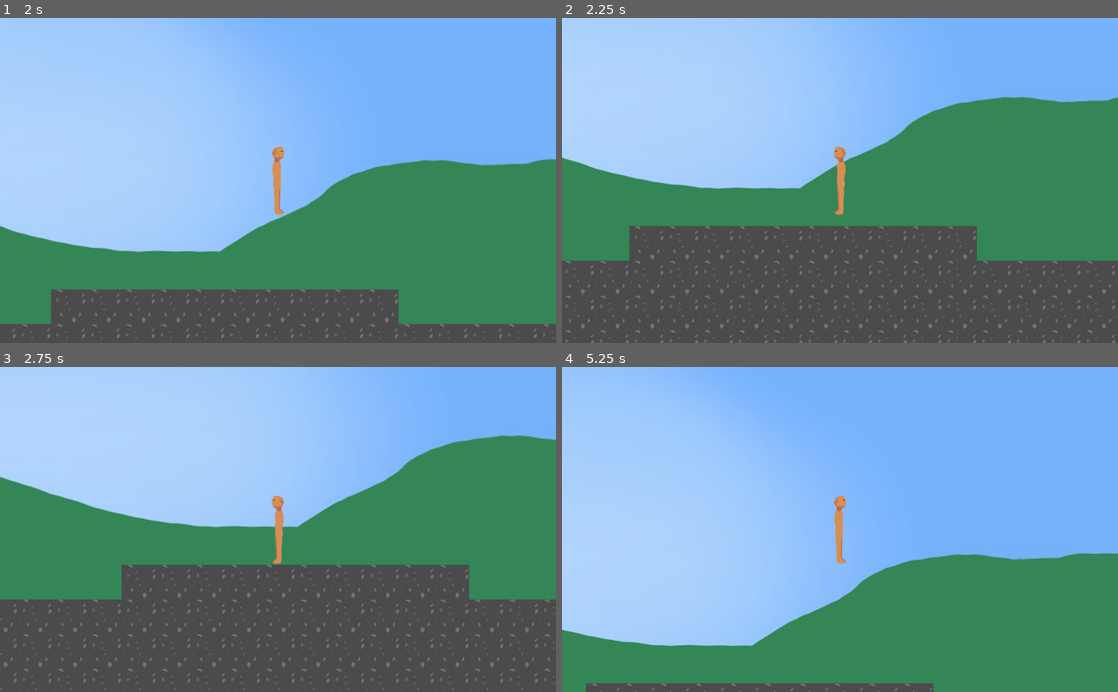
Above: before the commit, frames 1-4 (two rows, left to right).
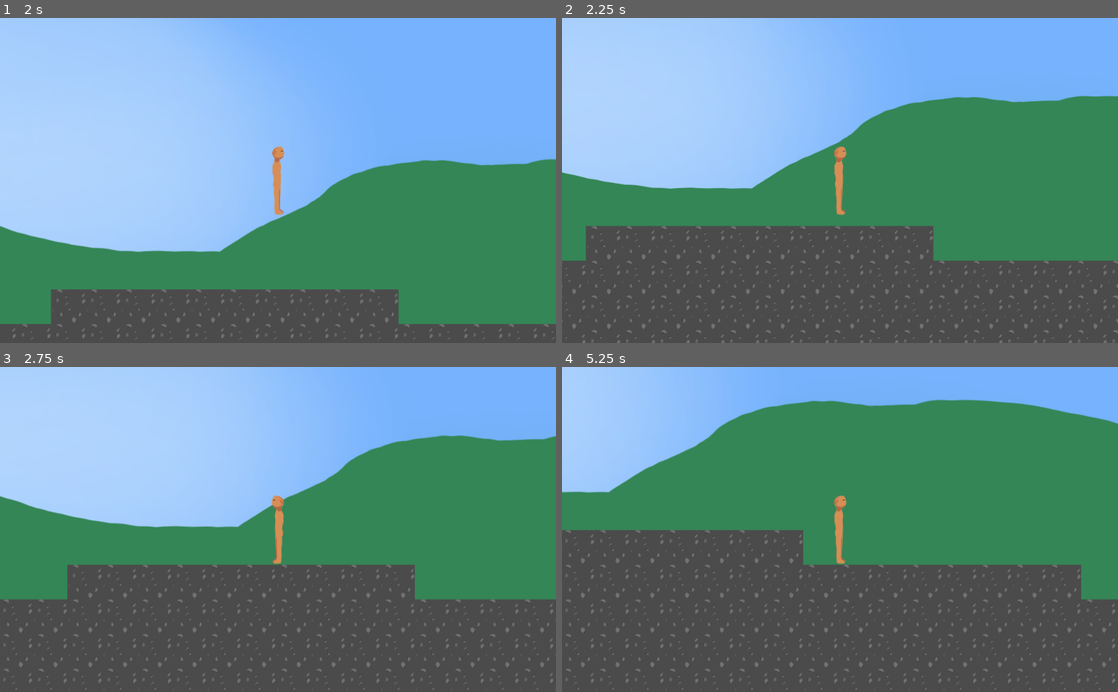
Above: after the commit, the same moments.

Repository: spock166/homunculus-platform
Game: Godot game, scene res://MainScene.tscn
The game is run twice, just before and just after one commit, with the same random seed, the same clock (stepped at 60 frames per second) and the same inputs.
Inputs:
- Up to frame 1 (2 s): hold D (move_right) from 0.53 s (still down); tap W (jump) at 0.77, 1.52 s
- Up to frame 2 (2.25 s): release D (move_right) at 2.03 s; hold A (move_left) from 2.03 s (still down)
- Up to frame 3 (2.75 s): keep holding A (move_left)
- Up to frame 4 (5.25 s): release A (move_left) at 2.78 s; hold D (move_right) 2.78-4.28 s; tap W (jump) at 3.02, 3.77, 4.52 s; hold A (move_left) 4.28-5.03 s; hold D (move_right) from 5.03 s (still down)

Frame 1 is identical in both runs. In frame 2, 7.7% of the frame differs, in the area x 0-100%, y 23-100%; in frame 3, 9.1%; in frame 4, 79%, in the area x 0-100%, y 10-100%.

Commit message:
Updated Jump
-No longer have the ability to change direction mid-air.

Diff:
--- a/Scripts/Player.gd
+++ b/Scripts/Player.gd
@@ -22,10 +22,13 @@
 
 
 func _physics_process(delta):
-	vel.x = 0
-	if Input.is_action_pressed("move_left"):
+
+	if is_on_floor():
+		 vel.x = 0
+
+	if Input.is_action_pressed("move_left") and is_on_floor():
 		vel.x -= speed
-	if Input.is_action_pressed("move_right"):
+	if Input.is_action_pressed("move_right") and is_on_floor():
 		vel.x += speed
 
 	vel = move_and_slide(vel, Vector2.UP)
